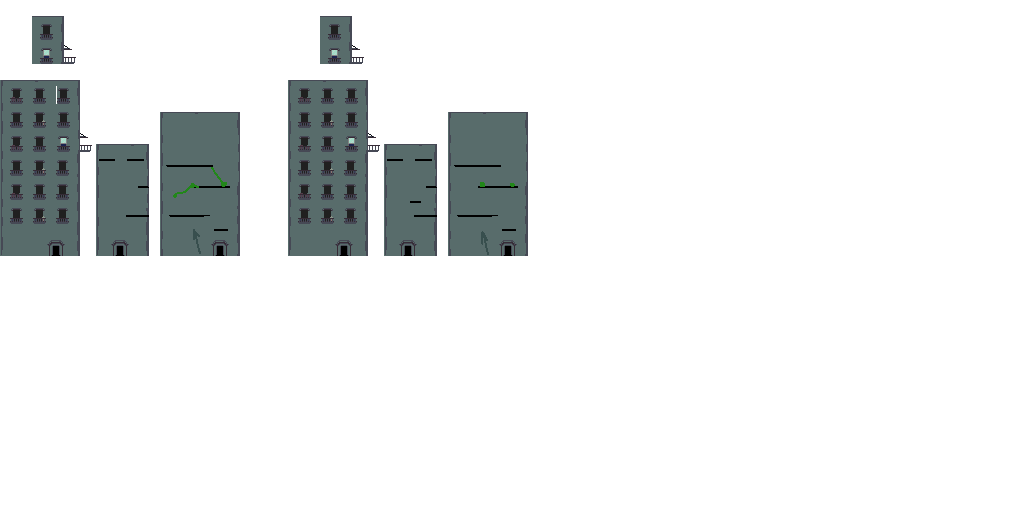
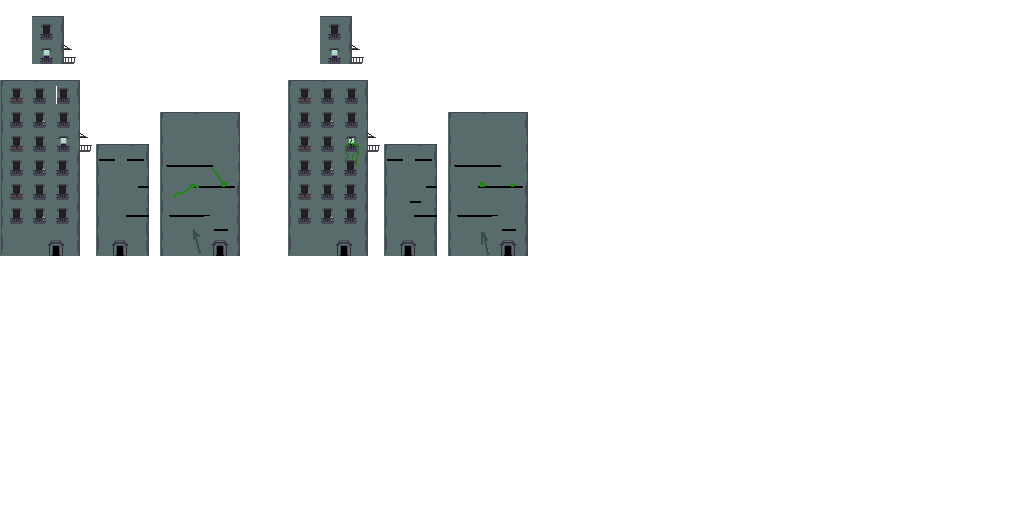
Two versions of the same layered image (1024 × 512). Layer-by-layer changes:
painted on "Outside Apt (PAST) Merged" over [230,138,523,188]
